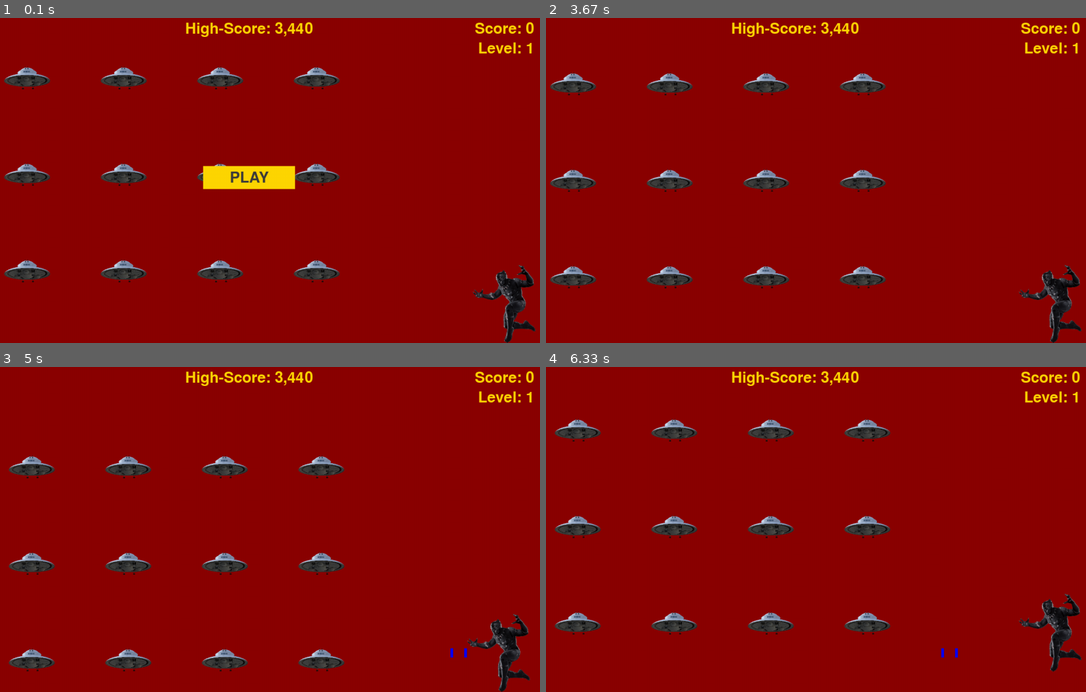
Above: before the commit, frames 1-4 (two rows, left to right).
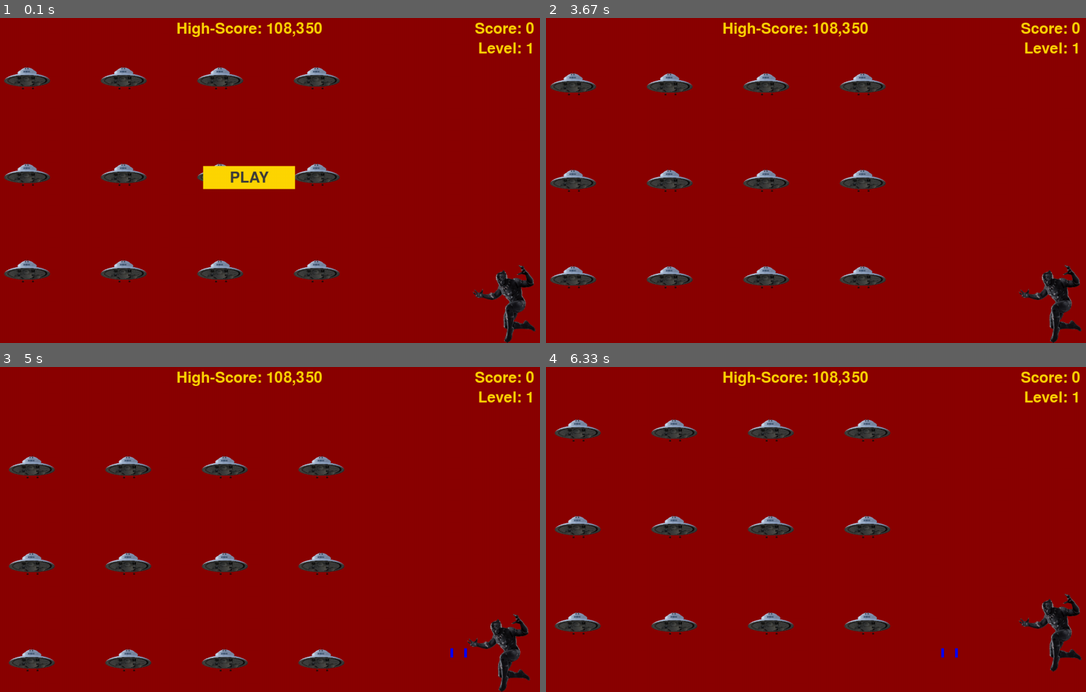
Above: after the commit, the same moments.

Repository: frankTheCodeBoy/PYGAME_GAME_DEVELOPMENT
Game: pygame game, started from game_load.py
Same seed, same stepped clock (60 frames per second), same inputs: the game is played once before the commit and once after it.
Inputs:
- Up to frame 1 (0.1 s): no input
- Up to frame 2 (3.67 s): hold M 0.33-0.8 s; hold Right 0.33-0.8 s; hold M 1.83-2.3 s; hold Right 1.83-2.3 s; click "PLAY" at 3.45 s
- Up to frame 3 (5 s): tap Space at 3.73, 4.07 s; hold Left from 4.9 s (still down)
- Up to frame 4 (6.33 s): release Left at 5.37 s; hold Up 5.4-5.77 s; hold Right from 5.8 s (still down)

The runs differ from the first frame. In frame 1, 0.6% of the frame differs, in the area x 32-60%, y 1-6%; in frame 2, 0.6%; in frame 3, 0.6%; in frame 4, 0.6%.

Commit message:
sound and music addition

Diff:
--- a/game_load.py
+++ b/game_load.py
@@ -36,6 +36,13 @@
         self._new_fleet()
         # Make a Play button.
         self.play_button = Button(self, "PLAY")
+
+        # Set up the sound and music.
+        pygame.mixer.init()
+        self.bulletSound = pygame.mixer.Sound('game_pics/hit_wave.ogg')
+        pygame.mixer.music.load('game_pics/music.mp3')
+        pygame.mixer.music.play(-1, 0.0)
+        self.music_playing = True
 
     def run_the_game(self):
         """a while loop for the game"""
@@ -110,6 +117,12 @@
             self.goku.moving_up = False
         elif event.key == pygame.K_DOWN:
             self.goku.moving_down = False
+        elif event.key == pygame.K_m:
+            if self.music_playing:
+                pygame.mixer.music.stop()
+            else:
+                pygame.mixer.music.play(-1, 0.0)
+            self.music_playing = not self.music_playing
 
     def _update_bullets(self):
         """Update positions of bullets and rid old bullets"""
@@ -128,6 +141,7 @@
         if collisions:
             for aliens in collisions.values():
                 self.stats.score += self.settings.alien_points * len(aliens)
+                self.bulletSound.play()
             self.sb.prep_score()
             self.sb.check_high_score()
 
--- a/high_scores.json
+++ b/high_scores.json
@@ -1 +1 @@
-3443
+108354
Not shown, added: game_pics/hit_wave.mp3
Not shown, added: game_pics/hit_wave.ogg
Not shown, added: game_pics/music.mp3
